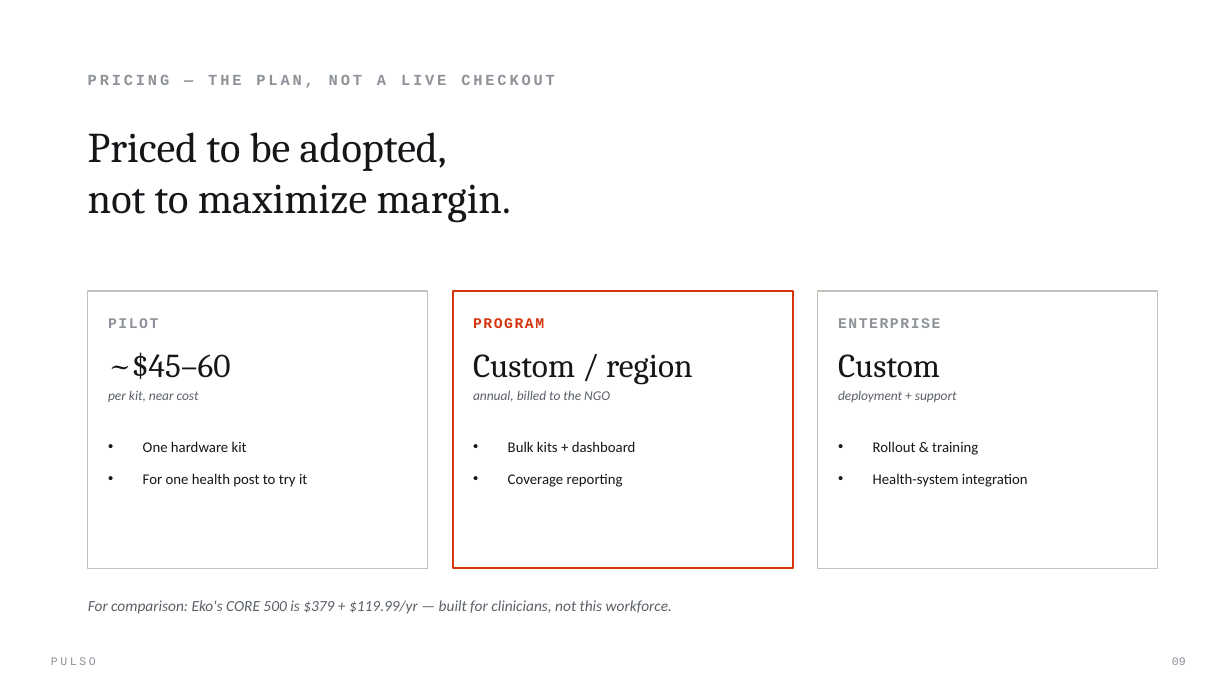
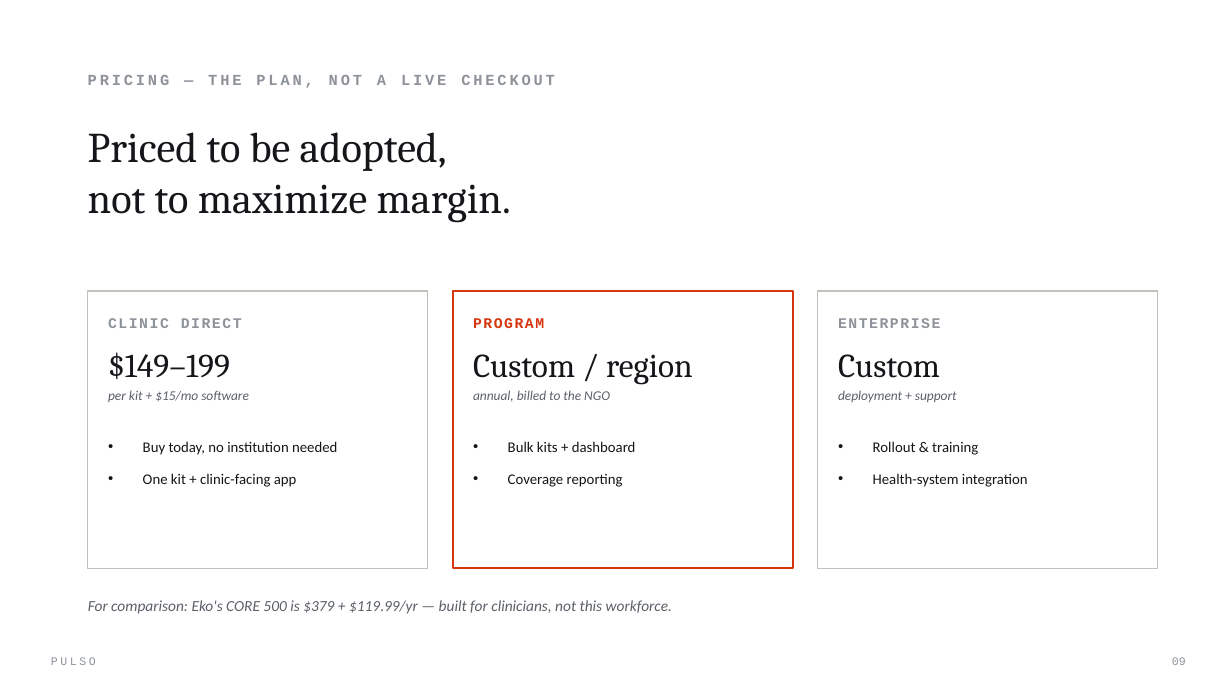
Before and after one commit to Davuddevelop/Pulso, a slide deck: slide 9 of presentation/Pulso_Pitch_Deck.pptx. Drawn at 1232x693 pixels with LibreOffice and Linux fonts; fonts in the diff are those of the drawing; background and template pictures are left out. Boxes give left, top, right and bottom in pixels: in the first picture for what was removed or moved away, otherwise in the second. Text is boxed around its words. In the diff, an @@ line names an element or a change of style, - is before the commit and + after.

```diff
--- a/presentation/Pulso_Pitch_Deck.pptx
+++ b/presentation/Pulso_Pitch_Deck.pptx
@@ text at <box>108,318,242,328</box>: text changed @@
-PILOT
+CLINIC DIRECT
@@ text at <box>108,352,230,379</box>: text changed @@
-~$45–60
+$149–199
@@ text at <box>108,391,249,402</box>: text changed @@
-per kit, near cost
+per kit + $15/mo software
@@ text at <box>143,441,337,487</box>: text changed @@
-• One hardware kit
-• For one health post to try it
+• Buy today, no institution needed
+• One kit + clinic-facing app
```
Also in this commit, not shown: 2 other slides changed, 1 other file.
